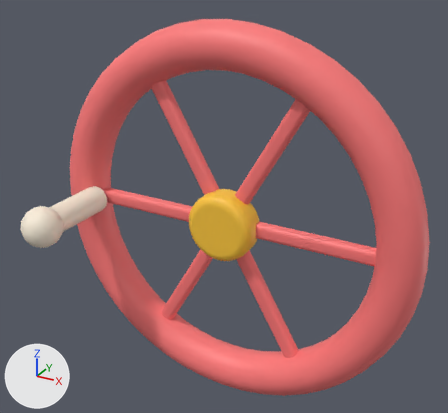
The FBX model EvolutionShop/Assets/EvolutionShop/Resources/Art/GrowthKit/GenCrankWheel.fbx: old version first, new version second.
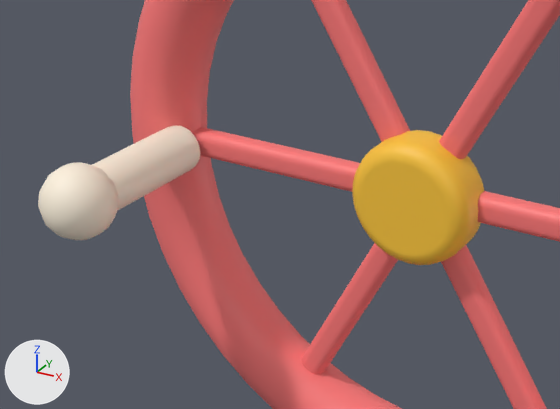
Each version is shown whole from a 50 mm camera at (0.417, -0.768, 0.41) aimed at (0.017, -0.041, 0.047), then close up on the part from 0% to 67% of the width and 29% to 82% of the height. The lights are fixed; the arrows at lower left show +X, +Y and +Z. The first two pictures are the older version. Where no turn or scale is listed for an object, it has been applied to the vertices.

Script lines for the objects in view, before the commit:
```python
me_torus_019 = bpy.data.meshes.new('Torus.019')
me_torus_019.from_pydata(...)  # 1658 vertices, 1606 faces; spans x -0.305..0.305, y -0.182..0.035, z -0.305..0.305
# faces by material slot: [1026, 226, 354]
me_torus_019.materials.append(mat_gk_coral)  # red #ff7a7a
me_torus_019.materials.append(mat_gk_yellow)  # yellow #ffc93c
me_torus_019.materials.append(mat_gk_cream)  # pale yellow #fff3df
ob_gencrankwheel_mesh = bpy.data.objects.new('GenCrankWheel mesh', me_torus_019)
ob_gencrankwheel_mesh.location = (0.0, 0.0, 0.0)
```
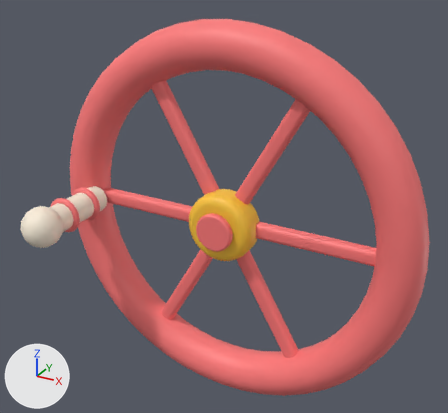
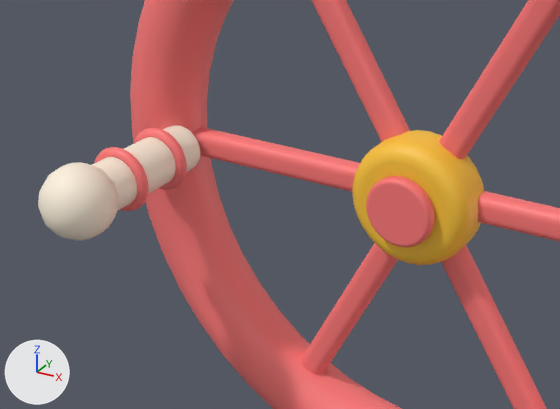
What differs and where, as boxes [x1, y1, x2, y2] in the close-ups (560 x 409 px):
part 1 of me_torus_019, added (red)
    after: [134, 128, 187, 189]
part 2 of me_torus_019, added (red)
    after: [94, 147, 149, 211]
part 3 of me_torus_019, added (red)
    after: [366, 176, 435, 247]

The edits, one by one:
me_torus_019 is used by ob_gencrankwheel_mesh; location (0.0, 0.0, 0.0).
me_torus_019 had 1658 vertices, 1606 faces and spanned x -0.305..0.305, y -0.182..0.035, z -0.305..0.305.
me_torus_019 now has 3066 vertices, 2984 faces and spans x -0.305..0.305, y -0.182..0.035, z -0.305..0.305.
me_torus_019 part 1: a new loose piece, a torus around y (ring radius 0.024, tube radius 0.005) spanning x -0.269..-0.211, y -0.055..-0.045, z -0.029..0.029, in mat_gk_coral (red #ff7a7a).
me_torus_019 part 2: a new loose piece, a torus around y (ring radius 0.024, tube radius 0.005) spanning x -0.269..-0.211, y -0.105..-0.095, z -0.029..0.029, in mat_gk_coral (red #ff7a7a).
me_torus_019 part 3: a new loose piece of 256 vertices spanning x -0.03..0.03, y -0.046..-0.034, z -0.03..0.03, in mat_gk_coral (red #ff7a7a).
